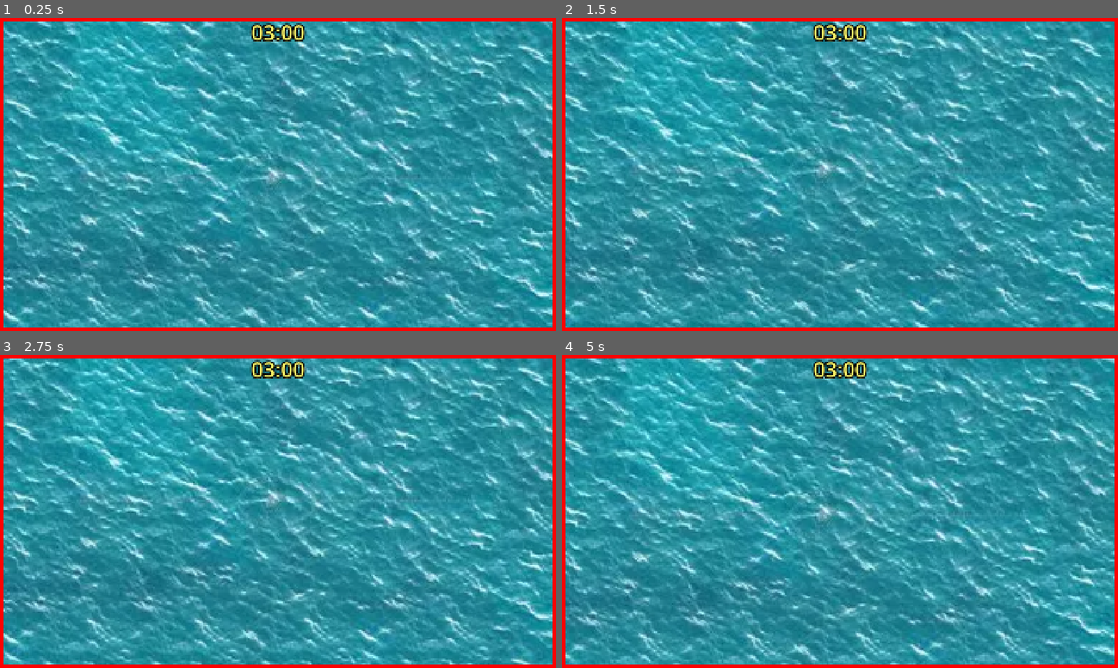
Above: before the commit, frames 1-4 (two rows, left to right).
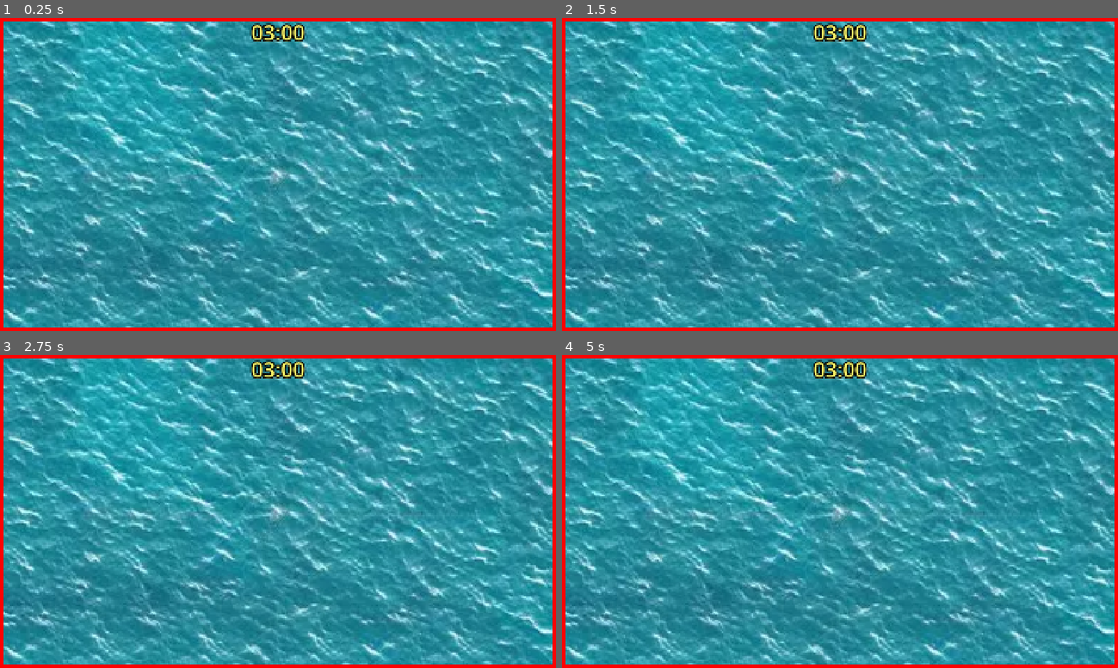
Above: after the commit, the same moments.

Repository: StoriTella/drunkenflyersserver
Game: Godot game, scene res://scenes/game_server.tscn
Two runs of this game, one before a commit and one after it. Both use one fixed random seed, a clock stepped at 60 frames per second and the inputs below.
Inputs:
- Up to frame 1 (0.25 s): no input
- Up to frame 2 (1.5 s): no input
- Up to frame 3 (2.75 s): no input
- Up to frame 4 (5 s): no input

The runs differ from the first frame. In frame 1, 21% of the frame differs, in the area x 0-100%, y 1-99%; in frame 2, 37%; in frame 3, 41%; in frame 4, 39%.

Commit message:
balance patch

Diff:
--- a/scenes/game_server.tscn
+++ b/scenes/game_server.tscn
@@ -17,7 +17,7 @@
 tracks/0/type = "value"
 tracks/0/imported = false
 tracks/0/enabled = true
-tracks/0/path = NodePath("UiManager/TextureRect:position")
+tracks/0/path = NodePath("TextureRect:position")
 tracks/0/interp = 1
 tracks/0/loop_wrap = true
 tracks/0/keys = {
@@ -34,7 +34,7 @@
 tracks/0/type = "value"
 tracks/0/imported = false
 tracks/0/enabled = true
-tracks/0/path = NodePath("UiManager/TextureRect:position")
+tracks/0/path = NodePath("TextureRect:position")
 tracks/0/interp = 1
 tracks/0/loop_wrap = true
 tracks/0/keys = {
--- a/scenes/nave/nave.tscn
+++ b/scenes/nave/nave.tscn
@@ -73,5 +73,10 @@
 autoplay = "default"
 frame_progress = 0.49320102
 
+[node name="VisibleOnScreenNotifier2D" type="VisibleOnScreenNotifier2D" parent="." unique_id=438038834]
+position = Vector2(0, 7)
+rect = Rect2(-14, -21, 30, 41)
+
 [connection signal="timeout" from="SpeedTimer" to="." method="_on_speed_timer_timeout"]
 [connection signal="timeout" from="ShieldTimer" to="." method="_on_shield_timer_timeout"]
+[connection signal="screen_exited" from="VisibleOnScreenNotifier2D" to="." method="_on_visible_on_screen_notifier_2d_screen_exited"]
--- a/scenes/points/gold_snake.tscn
+++ b/scenes/points/gold_snake.tscn
@@ -1,40 +1,16 @@
 [gd_scene format=3 uid="uid://ds675rs2eaf0v"]
 
 [ext_resource type="Script" uid="uid://cx5f8msvi50yc" path="res://scripts/points/gold_snake.gd" id="1_rw3ck"]
-[ext_resource type="Texture2D" uid="uid://dhk6v6inqkkf2" path="res://assets/points/gold/gold1.png" id="2_e4jfh"]
-[ext_resource type="Texture2D" uid="uid://ppri4mma8xrn" path="res://assets/points/gold/gold2.png" id="3_sxevk"]
-[ext_resource type="Texture2D" uid="uid://ckgspytknjfd5" path="res://assets/points/gold/gold3.png" id="4_0fi8r"]
-[ext_resource type="Texture2D" uid="uid://cks6y4qqwielw" path="res://assets/points/gold/gold4.png" id="5_tphf7"]
-[ext_resource type="Texture2D" uid="uid://drvopmqeukegb" path="res://assets/points/gold/gold5.png" id="6_cpsx5"]
-[ext_resource type="Texture2D" uid="uid://cxoutm0v64xln" path="res://assets/points/gold/gold6.png" id="7_na76g"]
-[ext_resource type="Texture2D" uid="uid://culn125cjtefj" path="res://assets/points/gold/gold7.png" id="8_t0ctg"]
+[ext_resource type="Texture2D" uid="uid://cn5ilma5mrkuw" path="res://assets/points/bag_coin.png" id="2_3uatu"]
 
 [sub_resource type="RectangleShape2D" id="RectangleShape2D_rw3ck"]
-size = Vector2(41, 74.5)
+size = Vector2(54, 47)
 
 [sub_resource type="SpriteFrames" id="SpriteFrames_gavx4"]
 animations = [{
 "frames": [{
 "duration": 1.0,
-"texture": ExtResource("2_e4jfh")
-}, {
-"duration": 1.0,
-"texture": ExtResource("3_sxevk")
-}, {
-"duration": 1.0,
-"texture": ExtResource("4_0fi8r")
-}, {
-"duration": 1.0,
-"texture": ExtResource("5_tphf7")
-}, {
-"duration": 1.0,
-"texture": ExtResource("6_cpsx5")
-}, {
-"duration": 1.0,
-"texture": ExtResource("7_na76g")
-}, {
-"duration": 1.0,
-"texture": ExtResource("8_t0ctg")
+"texture": ExtResource("2_3uatu")
 }],
 "loop": true,
 "name": &"default",
@@ -43,18 +19,19 @@
 
 [node name="GoldSnake" type="RigidBody2D" unique_id=1898899945 groups=["game_server"]]
 collision_layer = 0
-collision_mask = 5
+collision_mask = 7
 gravity_scale = 0.0
 script = ExtResource("1_rw3ck")
 
 [node name="CollisionShape2D" type="CollisionShape2D" parent="." unique_id=1904329162]
-position = Vector2(0, -3.25)
+position = Vector2(0, -4.5)
 shape = SubResource("RectangleShape2D_rw3ck")
 
 [node name="VisibleOnScreenNotifier2D" type="VisibleOnScreenNotifier2D" parent="." unique_id=865011454]
 
 [node name="AnimatedSprite2D" type="AnimatedSprite2D" parent="." unique_id=1756516122]
-scale = Vector2(1.3404762, 1.0402439)
+position = Vector2(4.7683716e-07, -7.000002)
+scale = Vector2(0.18338232, 0.17169721)
 sprite_frames = SubResource("SpriteFrames_gavx4")
 autoplay = "default"
 frame_progress = 0.6155513
--- a/scenes/points/gold_spawner.tscn
+++ b/scenes/points/gold_spawner.tscn
@@ -23,6 +23,7 @@
 autostart = true
 
 [node name="Sprite2D" type="Sprite2D" parent="." unique_id=2023864342]
+z_index = -1
 position = Vector2(1, 0)
 scale = Vector2(0.46289065, 0.42028984)
 texture = ExtResource("2_ey7pv")
--- a/scenes/scoreboard/Scoreboard.tscn
+++ b/scenes/scoreboard/Scoreboard.tscn
@@ -2,6 +2,7 @@
 
 [ext_resource type="Script" uid="uid://b5ukfmrm7ekny" path="res://scripts/scoreboard/scoreboard.gd" id="1_mhrxl"]
 [ext_resource type="Script" uid="uid://q54mehq6sn54" path="res://scripts/utils/create_walls.gd" id="2_jrmem"]
+[ext_resource type="Texture2D" uid="uid://rtwtkw1dby4p" path="res://assets/background/background.webp" id="3_l1rbb"]
 
 [sub_resource type="LabelSettings" id="LabelSettings_ulhy5"]
 font_size = 72
@@ -9,8 +10,61 @@
 [sub_resource type="Theme" id="Theme_6c6lc"]
 default_font_size = 42
 
+[sub_resource type="Animation" id="Animation_3su1c"]
+length = 0.001
+tracks/0/type = "value"
+tracks/0/imported = false
+tracks/0/enabled = true
+tracks/0/path = NodePath("TextureRect:position")
+tracks/0/interp = 1
+tracks/0/loop_wrap = true
+tracks/0/keys = {
+"times": PackedFloat32Array(0),
+"transitions": PackedFloat32Array(1),
+"update": 0,
+"values": [Vector2(-208, -209)]
+}
+
+[sub_resource type="Animation" id="Animation_mspw3"]
+resource_name = "background_sea"
+length = 4.0
+loop_mode = 1
+tracks/0/type = "value"
+tracks/0/imported = false
+tracks/0/enabled = true
+tracks/0/path = NodePath("TextureRect:position")
+tracks/0/interp = 1
+tracks/0/loop_wrap = true
+tracks/0/keys = {
+"times": PackedFloat32Array(1, 2, 3, 4),
+"transitions": PackedFloat32Array(1, 1, 1, 1),
+"update": 0,
+"values": [Vector2(-258, -209), Vector2(-258, -259), Vector2(-208, -259), Vector2(-208, -209)]
+}
+
+[sub_resource type="AnimationLibrary" id="AnimationLibrary_v61n1"]
+_data = {
+&"RESET": SubResource("Animation_3su1c"),
+&"background_sea": SubResource("Animation_mspw3")
+}
+
 [node name="Scoreboard" type="Node2D" unique_id=85420805]
 script = ExtResource("1_mhrxl")
+
+[node name="TextureRect" type="TextureRect" parent="." unique_id=113980677]
+z_index = -10
+anchors_preset = 8
+anchor_left = 0.5
+anchor_top = 0.5
+anchor_right = 0.5
+anchor_bottom = 0.5
+offset_left = -1168.0
+offset_top = -749.0
+offset_right = 1185.0
+offset_bottom = 789.0
+grow_horizontal = 2
+grow_vertical = 2
+texture = ExtResource("3_l1rbb")
 
 [node name="Walls" type="Node2D" parent="." unique_id=791911738]
 script = ExtResource("2_jrmem")
@@ -55,6 +109,9 @@
 theme = SubResource("Theme_6c6lc")
 text = "Restart"
 
+[node name="Background" type="AnimationPlayer" parent="Control" unique_id=764138303]
+libraries/ = SubResource("AnimationLibrary_v61n1")
+
 [node name="Camera2D" type="Camera2D" parent="." unique_id=930680932]
 
 [connection signal="pressed" from="Control/RestartButton" to="." method="_on_restart_button_pressed"]
--- a/scripts/balls/anvil_ball.gd
+++ b/scripts/balls/anvil_ball.gd
@@ -14,6 +14,7 @@
 @export var ball_delay: float = 1.0
 
 @export var expiration_date: float = 8.0
+@export var expiration_date_after_hit: float = 0.1
 @export var expiration_date_off_screen: float = 0.5
 
 var spawned_position: Vector2
@@ -34,7 +35,7 @@
 
 func on_hit_player(body):
 	body.hit_by_anvil_ball(base_ball_damage)
-	await get_tree().create_timer(expiration_date_off_screen).timeout
+	await get_tree().create_timer(expiration_date_after_hit).timeout
 	queue_free()
 
 
--- a/scripts/balls/base_ball.gd
+++ b/scripts/balls/base_ball.gd
@@ -7,14 +7,14 @@
 
 @export var ball_timer: float = 0.0
 
-@export var expiration_date: float = 15.0
+@export var expiration_date: float = 30.0
 @export var expiration_date_off_screen: float = 0.5
 
 #GENERIC
 @export var type_ball: BallTypeEnum.BallType = BallTypeEnum.BallType.NORMAL
 @export var ball_min_vel = 50
 @export var ball_max_vel = 100
-@export var ball_delay: float = 1
+@export var ball_delay: float = 2.0
 
 var direction: Vector2 = Vector2.RIGHT
 var spawned_position: Vector2
@@ -40,7 +40,6 @@
 
 func on_hit_player(body):
 	body.hit_by_base_ball(base_ball_damage)
-	queue_free()
 
 
 func _on_visible_on_screen_notifier_2d_screen_exited() -> void:
--- a/scripts/nave/nave.gd
+++ b/scripts/nave/nave.gd
@@ -59,7 +59,6 @@
 
 var input_dir: Vector2 = Vector2.ZERO
 
-@export var line_color: Color = Color.YELLOW
 @export var line_width: float = 3.0
 @export var duration: float = 1.0
 @export var teleport_min_times: int = 5
@@ -307,7 +306,7 @@
 
 	var line = Line2D.new()
 	line.width = line_width
-	line.default_color = line_color
+	line.default_color = modulate
 	line.add_point(start)
 	line.add_point(end)
 	get_parent().add_child(line)
@@ -459,3 +458,8 @@
 	var scale_y = target_size.y / texture_size.y
 
 	sprite.scale = Vector2(scale_x, scale_y)
+
+
+func _on_visible_on_screen_notifier_2d_screen_exited() -> void:
+	#TODO add sound
+	position = GenericPositions.get_random_position_in_screen()
--- a/scripts/points/coin.gd
+++ b/scripts/points/coin.gd
@@ -3,7 +3,7 @@
 class_name Coin
 
 @export var coin_type: PointsTypeEnum.PointsType = PointsTypeEnum.PointsType.COIN
-@export var points: int = 5
+@export var points: int = 3
 @export var point_delay: float = 0.2
 @export var expiration_date_off_screen: float = 0.1
 @export var expiration_date: float = 13.0
--- a/scripts/points/diamond.gd
+++ b/scripts/points/diamond.gd
@@ -33,6 +33,7 @@
 	var target_position = GenericPositions.get_random_position_in_screen()
 	var direction = (target_position - position).normalized()
 	linear_velocity = direction * launch_speed
+	rotation = direction.rotated(deg_to_rad(90)).angle()
 
 func _process(delta):
 	timer += delta
--- a/scripts/points/points_manager.gd
+++ b/scripts/points/points_manager.gd
@@ -4,7 +4,7 @@
 @onready var timer_difficulty: Timer = $DifficultyTimer
 
 @export var points_scenes: Array[PackedScene] = [
-	#preload("res://scenes/points/coin.tscn"),
+	preload("res://scenes/points/coin.tscn"),
 	preload("res://scenes/points/gold.tscn"),
 	preload("res://scenes/points/gold_snake.tscn"),
 	preload("res://scenes/points/gold_spawner.tscn"),
--- a/scripts/scoreboard/scoreboard.gd
+++ b/scripts/scoreboard/scoreboard.gd
@@ -2,9 +2,11 @@
 
 @onready var players_container = $Control/VBoxContainer/VBoxContainer
 @onready var restart_button = $Control/RestartButton
+@onready var background: AnimationPlayer = $Control/Background
 
 func _ready():
 	display_scoreboard()
+	background.play("background_sea")
 
 func display_scoreboard():
 	clear_container()
--- a/scripts/server/game_server.gd
+++ b/scripts/server/game_server.gd
@@ -24,6 +24,7 @@
 	var seconds = int(game_timer.wait_time) % 60
 	timer_label.text = "%02d:%02d" % [minutes, seconds]
 	background.play("background_sea")
+	Global.reset_points()
 
 func _input(event):
 	if event.is_pressed() && game_timer.is_stopped():
--- a/scripts/server/global.gd
+++ b/scripts/server/global.gd
@@ -336,3 +336,7 @@
 func enable_players_physics():
 	for player in players.values():
 		player.can_move = true
+
+func reset_points():
+	for player in players.values():
+		player.points = 0
Binary file added: assets/points/bag_coin.png
Not shown, added: assets/points/bag_coin.png.import
